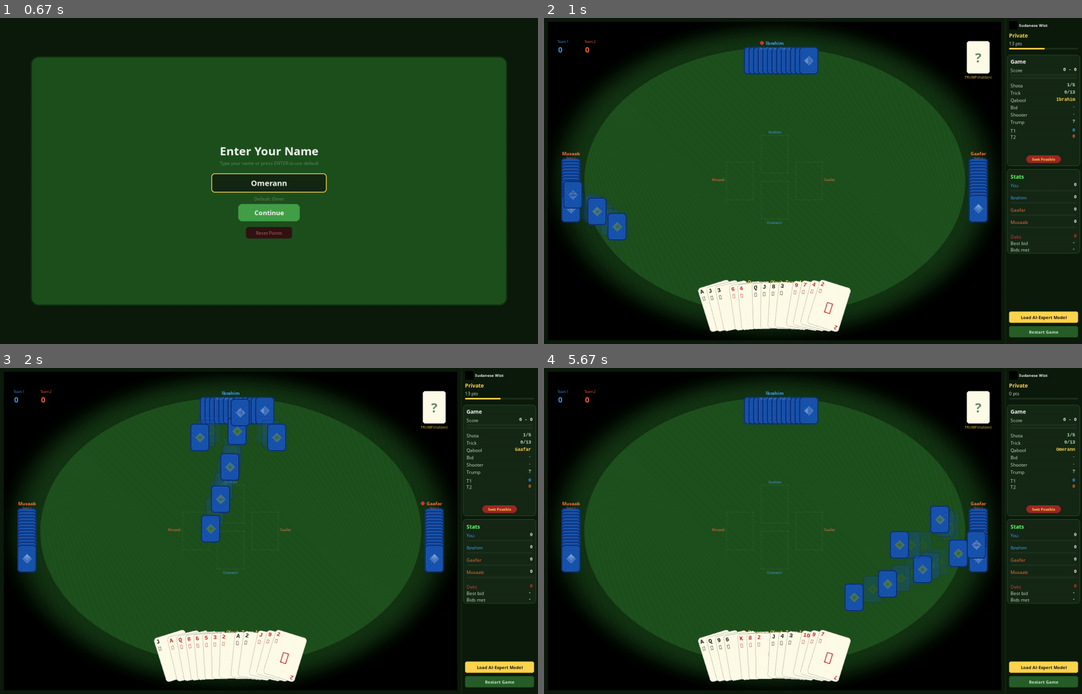
Above: before the commit, frames 1-4 (two rows, left to right).
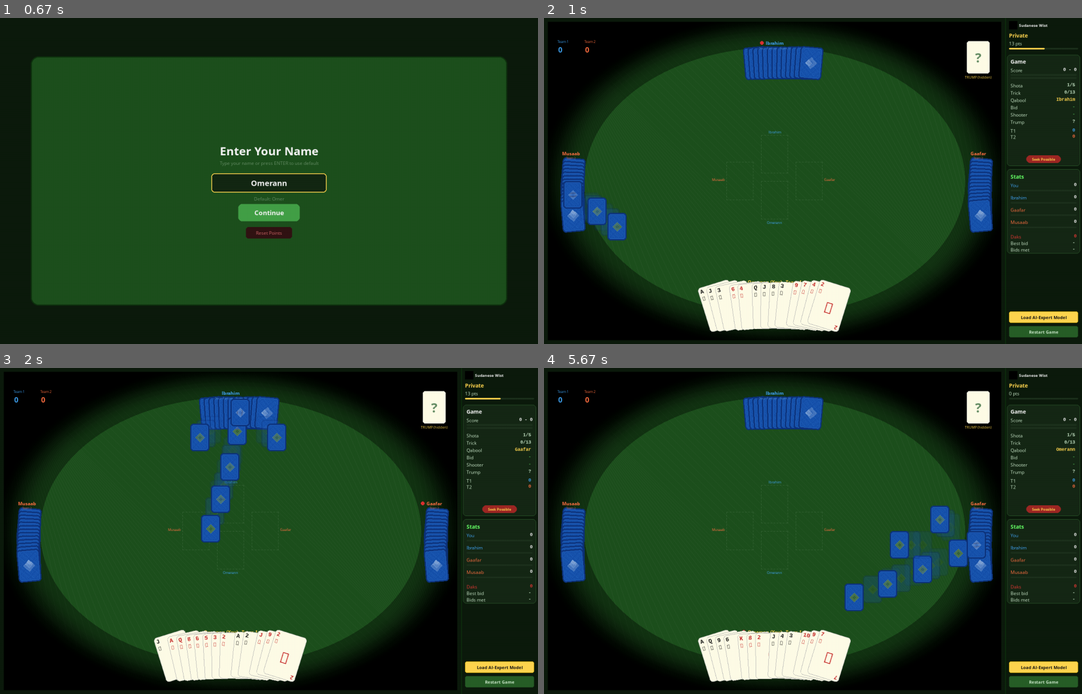
Above: after the commit, the same moments.

Repository: aamagzoub/engineering-intelligence
Game: pygame game, started from gui_pygame/main.py
Two runs of this game, one before a commit and one after it. Both use one fixed random seed, a clock stepped at 60 frames per second and the inputs below.
Inputs (mouse positions are in pixels of both pictures, inside the frame that each line leads up to):
- Up to frame 1 (0.67 s): type "ann" at 0.33 s
- Up to frame 2 (1 s): tap Enter at 0.67 s; click "▶ Start Game" at 0.93 s
- Up to frame 3 (2 s): click "Restart Game" at 1.27 s; click "Continue" at 1.6 s; tap Enter at 1.88 s
- Up to frame 4 (5.67 s): click (786, 615) at 2.27 s; click "Restart Game" at 2.6 s; click "Reset Points" at 2.93 s; click (952, 501) at 3.27 s; tap Enter at 4.55 s; click "📖 How to Play" at 4.93 s; click (694, 472) at 5.27 s; tap Space at 5.55 s

Frame 1 is identical in both runs. In frame 2, 1.7% of the frame differs, in the area x 3-84%, y 8-66%; in frame 3, 1.6%; in frame 4, 1.7%.

Commit message:
Bigger opponent cards (60x85) with fanned arc, horizontal top / vertical sides

Diff:
--- a/gui_pygame/game_screen.py
+++ b/gui_pygame/game_screen.py
@@ -2650,17 +2650,47 @@
         self.screen.blit(self._vignette_cache, table_rect.topleft)
 
     def _render_opponent(self, pid, x, y, horizontal=True):
-        """Render face-down cards for an opponent."""
+        """Render face-down cards as a fanned arc for an opponent."""
         if self.players is None:
             return
         count = len(self.players[pid].hand)
+        if count == 0:
+            return
+
+        # Use larger card back (60x85).
+        card_w, card_h = 60, 85
+        if not hasattr(self, '_card_back_opp'):
+            from gui_pygame.card_renderer import create_card_back
+            self._card_back_opp = create_card_back(card_w, card_h)
+
+        # Fan parameters.
+        max_spread = 20.0  # Total arc degrees.
+        fan_spread = min(max_spread, count * 2.0)
+        half_spread = fan_spread / 2.0
 
         for i in range(count):
+            # Calculate angle for each card in the fan.
+            if count == 1:
+                angle_deg = 0.0
+            else:
+                angle_deg = -half_spread + (i / (count - 1)) * fan_spread
+
             if horizontal:
-                pos = (x + i * 12, y)
+                # Top player: fan horizontally with slight rotation.
+                spacing = min(14, (160) // max(count, 1))
+                card_x = x + i * spacing
+                card_y = y
+                rotated = pygame.transform.rotate(self._card_back_opp, -angle_deg * 0.5)
+                rect = rotated.get_rect(center=(card_x + card_w // 2, card_y + card_h // 2))
+                self.screen.blit(rotated, rect)
             else:
-                pos = (x, y + i * 8)
-            self.screen.blit(self._card_back_mini, pos)
+                # Side players: fan vertically with slight rotation.
+                spacing = min(10, (120) // max(count, 1))
+                card_x = x
+                card_y = y + i * spacing
+                rotated = pygame.transform.rotate(self._card_back_opp, angle_deg * 0.5)
+                rect = rotated.get_rect(center=(card_x + card_w // 2, card_y + card_h // 2))
+                self.screen.blit(rotated, rect)
 
     def _render_turn_glow(self, cx, cy):
         """Render a soft radial glow behind the active player's card area."""
